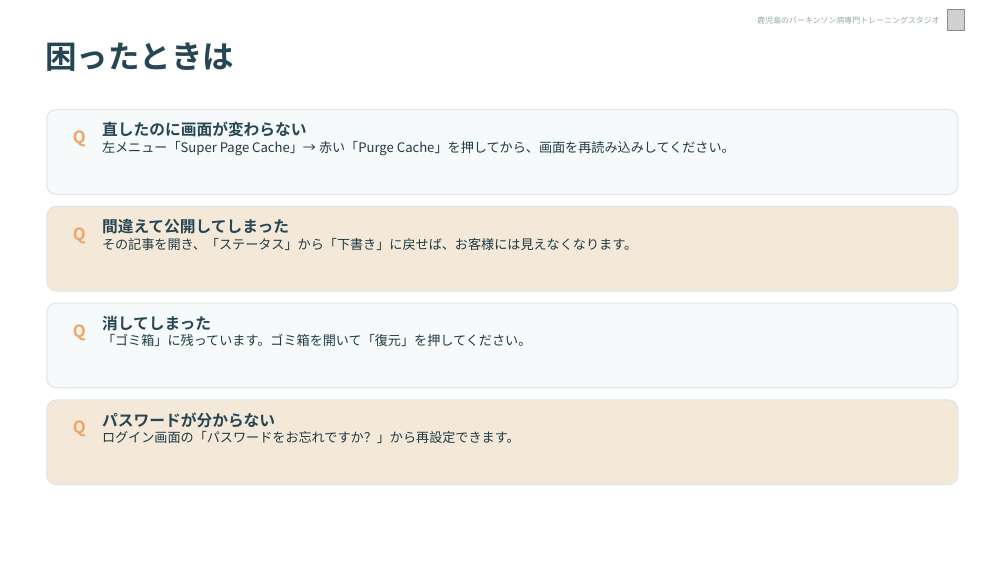
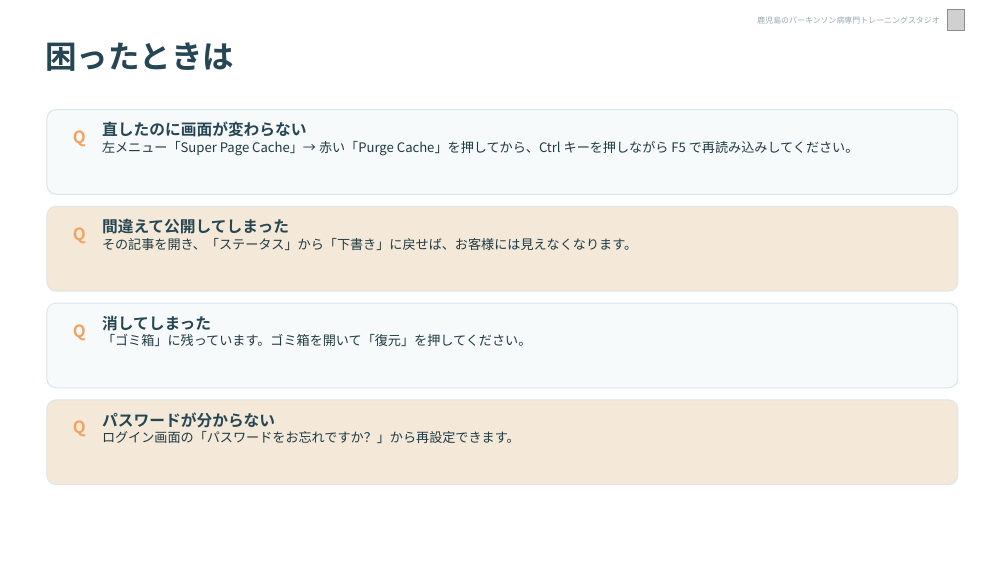
Before and after one commit to Kkenjis/dev-aspath-life, a slide deck: slide 13 of _wp移行素材/★引継ぎ資料/★ASPATH_サイト運用マニュアル_基本編.pptx. Drawn at 1008x567 pixels with LibreOffice and Linux fonts; fonts in the diff are those of the drawing; grey boxes stand for pictures. Boxes give left, top, right and bottom in pixels: in the first picture for what was removed or moved away, otherwise in the second. Text is boxed around its words. In the diff, an @@ line names an element or a change of style, - is before the commit and + after.

```diff
--- a/_wp移行素材/★引継ぎ資料/★ASPATH_サイト運用マニュアル_基本編.pptx
+++ b/_wp移行素材/★引継ぎ資料/★ASPATH_サイト運用マニュアル_基本編.pptx
@@ text at [102,141,859,156]: text changed @@
-左メニュー「Super Page Cache」→ 赤い「Purge Cache」を押してから、画面を再読み込みしてください。
+左メニュー「Super Page Cache」→ 赤い「Purge Cache」を押してから、Ctrl キーを押しながら F5 で再読み込みしてください。
```
Also in this commit, not shown: 2 other slides changed, 9 other files.
